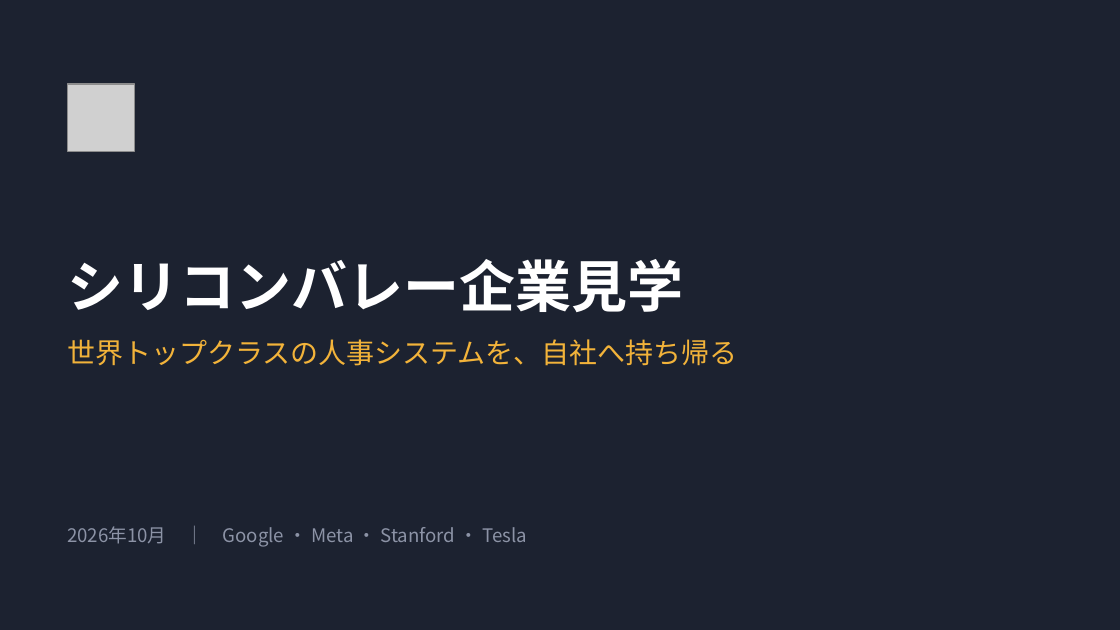
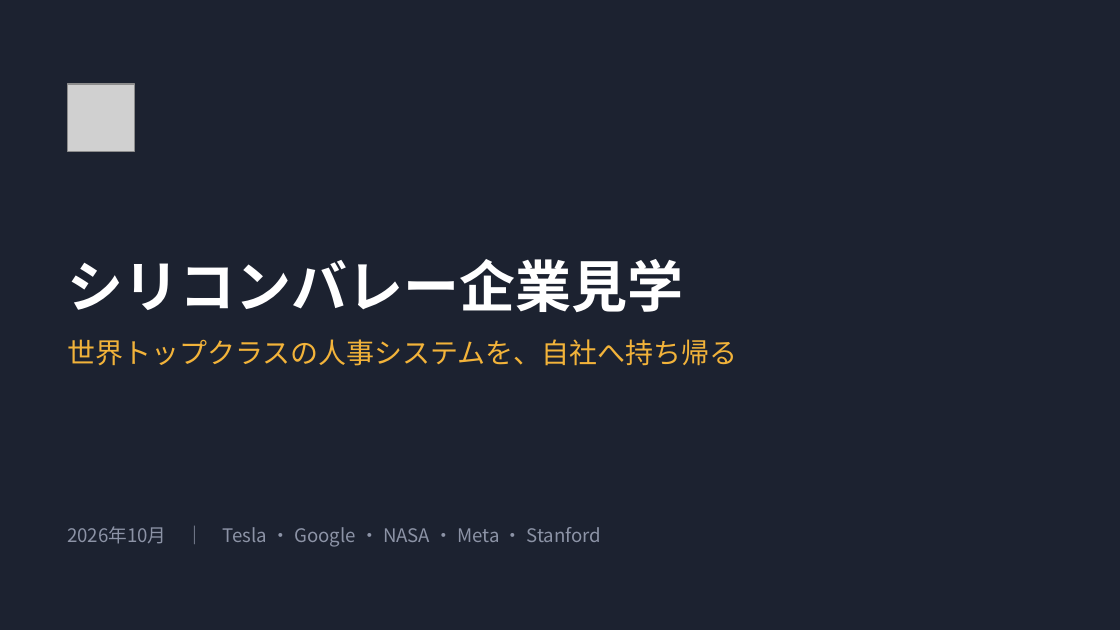
Before and after one commit to ktarpt-spec/-, a slide deck: slide 1 of シリコンバレー企業見学_2026年10月.pptx. Drawn at 1120x630 pixels with LibreOffice and Linux fonts; fonts in the diff are those of the drawing; grey boxes stand for pictures. Boxes give left, top, right and bottom in pixels: in the first picture for what was removed or moved away, otherwise in the second. Text is boxed around its words. In the diff, an @@ line names an element or a change of style, - is before the commit and + after.

```diff
--- a/シリコンバレー企業見学_2026年10月.pptx
+++ b/シリコンバレー企業見学_2026年10月.pptx
@@ text at bbox=[67, 526, 602, 547]: text changed @@
-2026年10月 ｜ Google ・ Meta ・ Stanford ・ Tesla
+2026年10月 ｜ Tesla ・ Google ・ NASA ・ Meta ・ Stanford
```
Also in this commit, not shown: 2 other slides changed, 1 other file.
